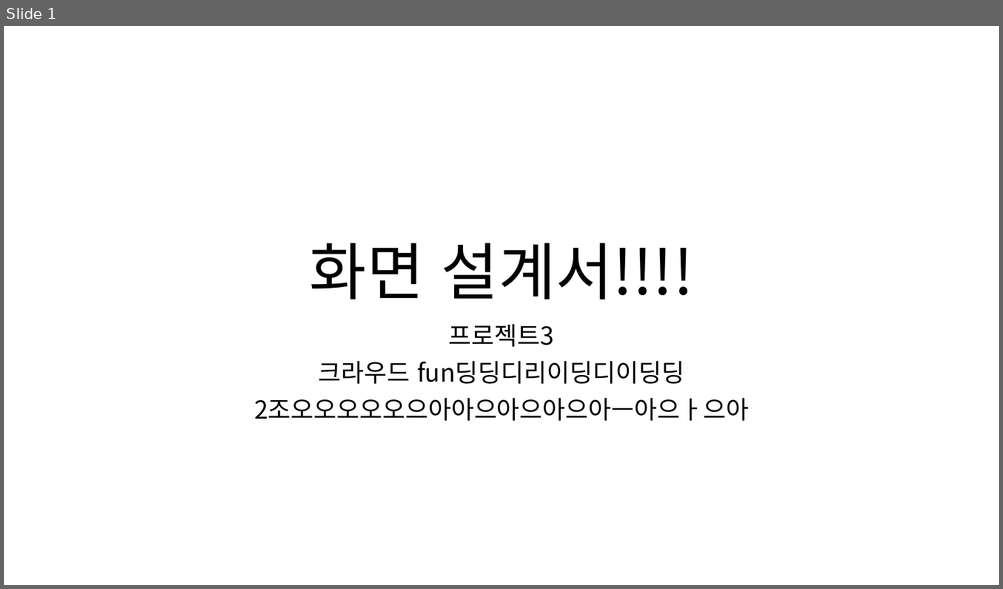
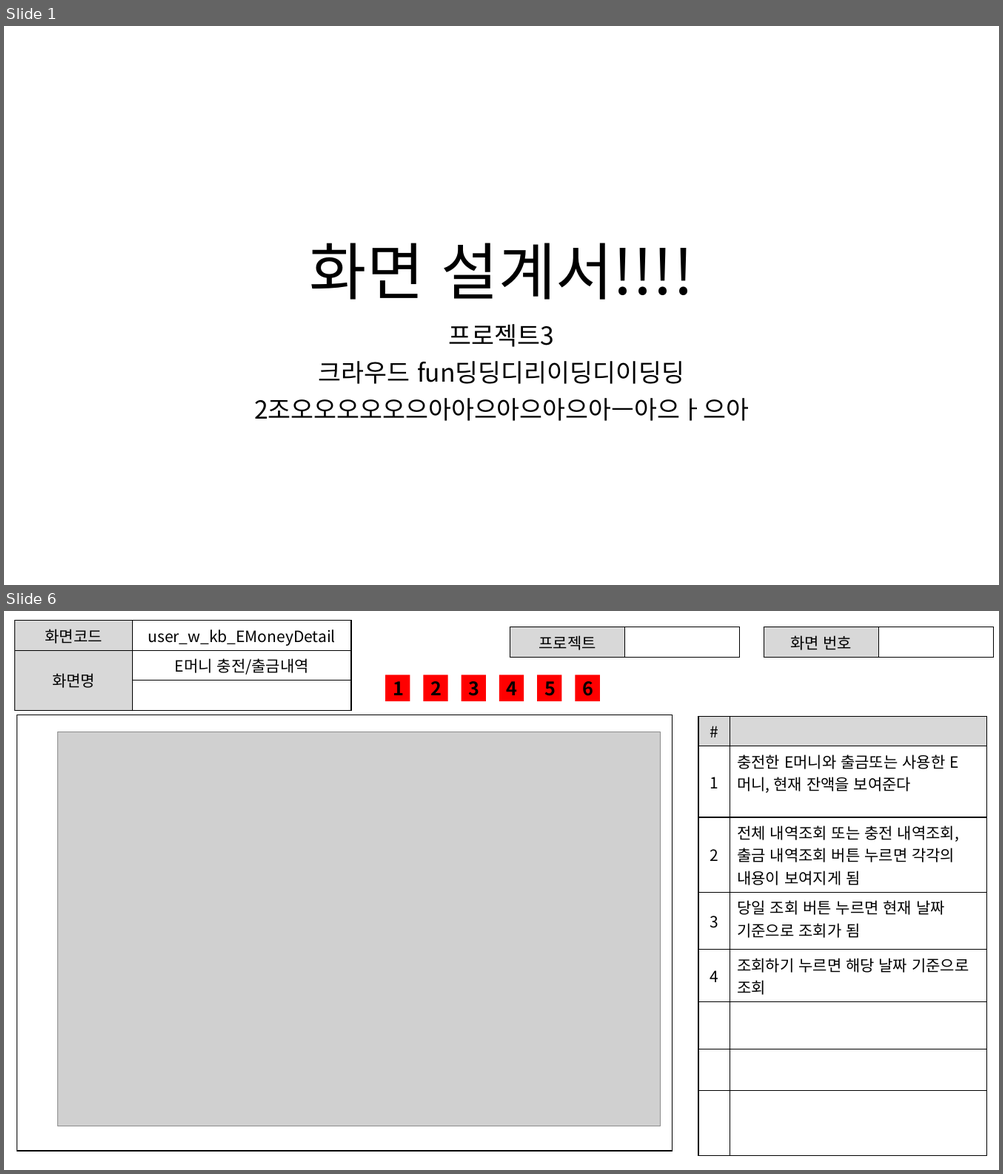
Before and after one commit to ezenteam2/RentalEquip, a slide deck: 0 발표용 파워포인트/0306 1차발표/0306 project04 - 파워포인트 - 기범.pptx. Shown one above the other, each under a label of ours: slide 1 before the commit, slides 1 and 6 after it; the slides between them are not shown. The pictures are 1003x589 and 1003x1174 pixels, drawn with LibreOffice and Linux fonts; fonts in the diff are those of the drawing; grey boxes stand for pictures. Boxes give left, top, right and bottom in pixels: in the first picture for what was removed or moved away, otherwise in the second. Text is boxed around its words. In the diff, an @@ line names an element or a change of style, - is before the commit and + after.

Commit message:
화면설계서 - 권기범

```diff
--- a/0 발표용 파워포인트/0306 1차발표/0306 project04 - 파워포인트 - 기범.pptx
+++ b/0 발표용 파워포인트/0306 1차발표/0306 project04 - 파워포인트 - 기범.pptx
@@ slide 6 added at (4,611,999,1170), background #FFFFFF @@
@@ table added at (14,621,351,699), 3 rows, 2 columns @@
+화면코드 | user_w_kb_EMoneyDetail
+화면명 | E머니 충전/출금내역
+ | 
@@ table added at (510,627,740,653), 1 rows, 2 columns @@
+프로젝트 | 
@@ table added at (763,627,993,653), 1 rows, 2 columns @@
+화면 번호 | 
@@ rectangle added at (385,675,410,701), fill #FF0000, 18 pt, text #000000, bold @@
+1
@@ rectangle added at (424,675,448,701), fill #FF0000, 18 pt, text #000000, bold @@
+2
@@ rectangle added at (461,675,486,701), fill #FF0000, 18 pt, text #000000, bold @@
+3
@@ rectangle added at (499,675,524,701), fill #FF0000, 18 pt, text #000000, bold @@
+4
@@ rectangle added at (537,675,561,701), fill #FF0000, 18 pt, text #000000, bold @@
+5
@@ rectangle added at (575,675,600,701), fill #FF0000, 18 pt, text #000000, bold @@
+6
@@ rectangle added at (17,715,671,1151), fill #FFFFFF, outline #000000 1 pt @@
@@ table added at (699,716,987,1133), 8 rows, 2 columns @@
+# | 
+1 | 충전한 E머니와 출금또는 사용한 E머니, 현재 잔액을 보여준다
+2 | 전체 내역조회 또는 충전 내역조회, 출금 내역조회 버튼 누르면 각각의 내용이 보여지게 됨
+3 | 당일 조회 버튼 누르면 현재 날짜 기준으로 조회가 됨
+4 | 조회하기 누르면 해당 날짜 기준으로 조회
+ | 
+ | 
+ | 
@@ picture added at (58,732,660,1127) @@
```
Also in this commit, not shown: 8 other slides added, 1 other file.
